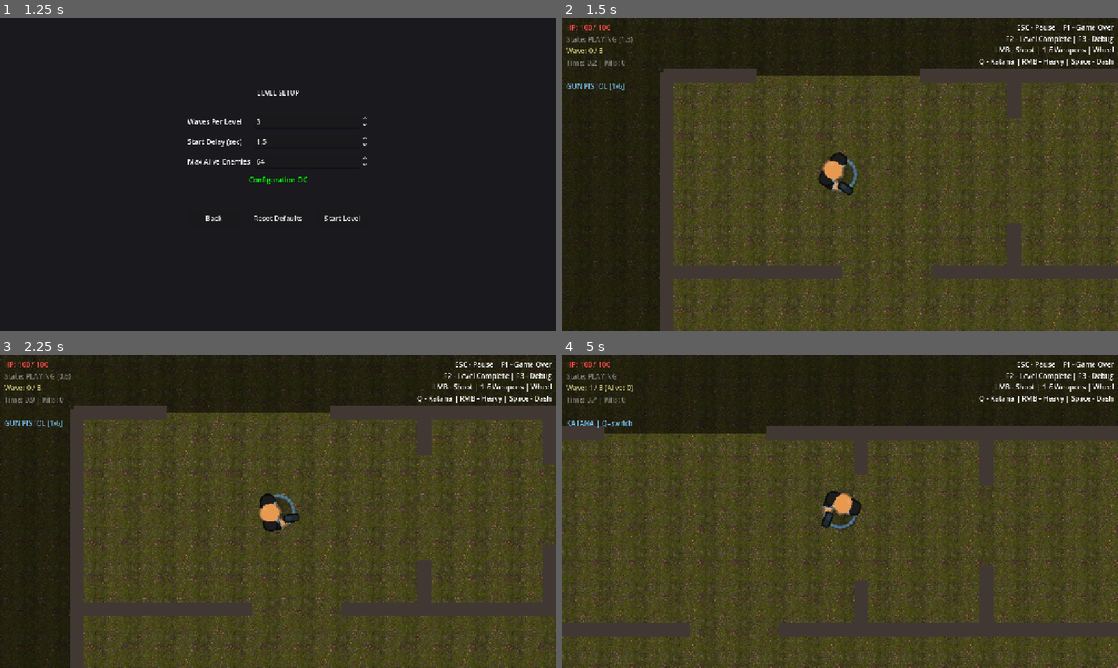
Above: before the commit, frames 1-4 (two rows, left to right).
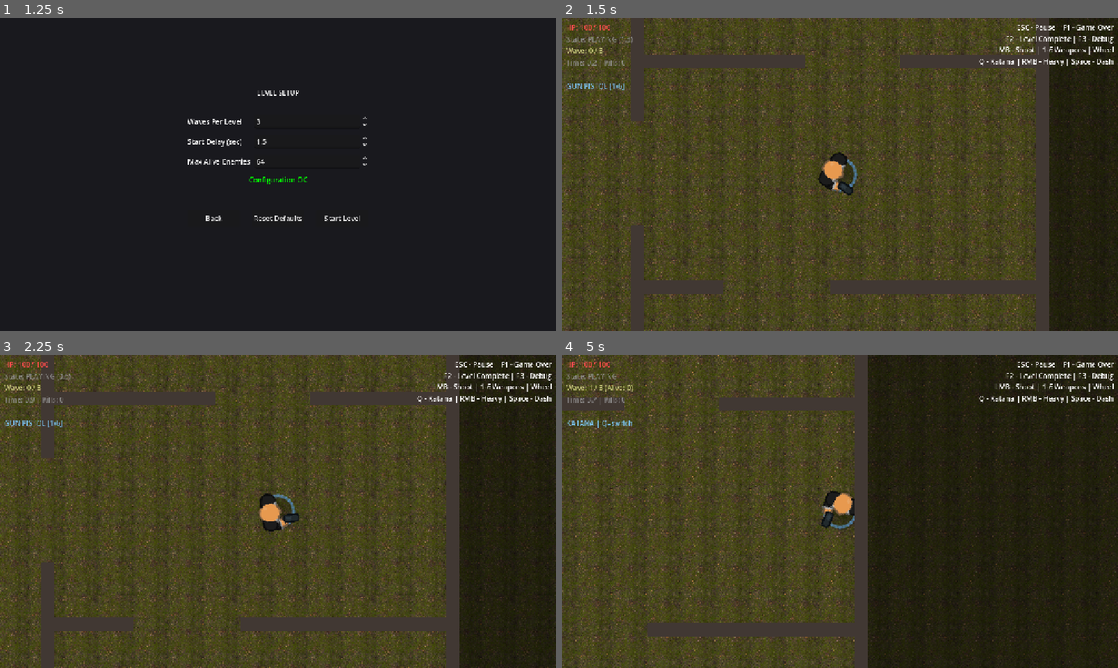
Above: after the commit, the same moments.

Repository: Alex-cat-ui/arena-shooter
Game: Godot game, scene res://scenes/app_root.tscn
The game is run twice, just before and just after one commit, with the same random seed, the same clock (stepped at 60 frames per second) and the same inputs.
Inputs (mouse positions are in pixels of both pictures, inside the frame that each line leads up to):
- Up to frame 1 (1.25 s): click "New Game" at 0.5 s
- Up to frame 2 (1.5 s): click "Start Level" at 1.25 s
- Up to frame 3 (2.25 s): tap Enter at 2 s; move the mouse to (400, 495) at 2.02 s; hold D (move_right) from 2.03 s (still down); tap Space (katana_dash) at 2.1 s
- Up to frame 4 (5 s): move the mouse to (728, 527) at 2.77 s; release D (move_right) at 2.78 s; hold S (move_down) 2.78-3.53 s; right-click (728, 527) at 2.85 s; move the mouse to (895, 442) at 3.52 s; hold D (move_right) 3.53-4.28 s; click (895, 442) at 3.6 s; move the mouse to (812, 574) at 4.27 s; hold W (move_up) from 4.28 s (still down); tap Q (katana_toggle) at 4.35 s

Frame 1 is identical in both runs. In frame 2, 52% of the frame differs, in the area x 0-100%, y 0-100%; in frame 3, 52%; in frame 4, 54%.

Commit message:
Phase 1.5: enforce door caps, gut/closet/dead-end rules

Diff:
--- a/src/systems/procedural_layout.gd
+++ b/src/systems/procedural_layout.gd
@@ -217,7 +217,9 @@
 	_enforce_max_doors()
 
 	# 10) Ensure full connectivity (Part 7: BFS recompute after each door)
-	_ensure_connectivity()
+	if not _ensure_connectivity():
+		_composition_ok = false
+		return
 
 	# 11) Player room
 	_find_player_room()
@@ -825,12 +827,7 @@
 
 func _max_doors_for_room(room_id: int) -> int:
 	if room_id in _hub_ids:
-		if _layout_mode == LayoutMode.CENTRAL_HALL or _layout_mode == LayoutMode.CENTRAL_LIKE_HUB:
-			return 5
-		elif _layout_mode == LayoutMode.CENTRAL_SPINE:
-			return 4
-		else:
-			return 3
+		return 3
 	if room_id in _ring_ids:
 		return 3
 	return mini(GameConfig.max_doors_per_room if GameConfig else 2, 2)
@@ -1046,6 +1043,78 @@
 	return false
 
 
+func _room_touch_perimeter(room_id: int) -> bool:
+	return _touches_arena_perimeter(room_id)
+
+
+func _rect_aspect(r: Rect2) -> float:
+	return maxf(r.size.x, r.size.y) / maxf(minf(r.size.x, r.size.y), 1.0)
+
+
+func _is_gut_rect(r: Rect2) -> bool:
+	var mn := minf(r.size.x, r.size.y)
+	var mx := maxf(r.size.x, r.size.y)
+	return mn < 128.0 and mx > 256.0
+
+
+func _is_bad_edge_corridor(room_id: int) -> bool:
+	if room_id < 0 or room_id >= rooms.size():
+		return false
+	if rooms[room_id]["is_corridor"] != true:
+		return false
+	if room_id in _void_ids:
+		return false
+	if not _room_touch_perimeter(room_id):
+		return false
+
+	var arena_major := maxf(_arena.size.x, _arena.size.y)
+	var has_edge_run := false
+	var rects: Array = rooms[room_id]["rects"] as Array
+	for rect in rects:
+		var r := rect as Rect2
+		var horizontal := r.size.x >= r.size.y
+		var along_edge := false
+		if horizontal:
+			along_edge = absf(r.position.y - _arena.position.y) < 1.0 or absf(r.end.y - _arena.end.y) < 1.0
+		else:
+			along_edge = absf(r.position.x - _arena.position.x) < 1.0 or absf(r.end.x - _arena.end.x) < 1.0
+		if not along_edge:
+			continue
+		has_edge_run = true
+		var width := minf(r.size.x, r.size.y)
+		var length := maxf(r.size.x, r.size.y)
+		if width < 128.0:
+			return true
+		if length / maxf(width, 1.0) > 12.0:
+			return true
+		if length > arena_major * 0.80:
+			return true
+
+	if not has_edge_run:
+		return false
+
+	var bbox := _room_bounding_box(room_id)
+	var bbox_horizontal := bbox.size.x >= bbox.size.y
+	var bbox_along_edge := false
+	if bbox_horizontal:
+		bbox_along_edge = absf(bbox.position.y - _arena.position.y) < 1.0 or absf(bbox.end.y - _arena.end.y) < 1.0
+	else:
+		bbox_along_edge = absf(bbox.position.x - _arena.position.x) < 1.0 or absf(bbox.end.x - _arena.end.x) < 1.0
+	if not bbox_along_edge:
+		return false
+
+	var bbox_width := minf(bbox.size.x, bbox.size.y)
+	var bbox_length := maxf(bbox.size.x, bbox.size.y)
+	if bbox_width < 128.0:
+		return true
+	if bbox_length / maxf(bbox_width, 1.0) > 12.0:
+		return true
+	if bbox_length > arena_major * 0.80:
+		return true
+
+	return false
+
+
 func _is_valid_exterior_void(room_id: int) -> bool:
 	# Strategy 1: every rect touches arena boundary on at least one side.
 	var rects: Array = rooms[room_id]["rects"] as Array
@@ -1326,19 +1395,12 @@
 		if doors_on_split >= 1:
 			if left_solid <= 1 or right_solid <= 1:
 				break
-			if (_door_adj[a] as Array).size() >= _max_doors_for_room(a):
-				continue
-			if (_door_adj[b] as Array).size() >= _max_doors_for_room(b):
-				continue
 			if b in (_door_adj[a] as Array):
 				continue
 
 		var door := _make_door_on_split_line(split_type, split_pos, a, b, door_min, door_max, corner_min, wall_t)
-		if door.size != Vector2.ZERO:
-			if not _door_too_close(door):
-				doors.append(door)
-				_register_door_connection(a, b, door)
-				doors_on_split += 1
+		if _try_add_door(a, b, door):
+			doors_on_split += 1
 
 
 func _make_door_on_split_line(split_type: String, split_pos: float, a: int, b: int, dmin: float, dmax: float, cmin: float, wall_t: float) -> Rect2:
@@ -1385,6 +1447,36 @@
 	return false
 
 
+func _can_add_door_between(a: int, b: int) -> bool:
+	if a == b:
+		return false
+	if a < 0 or b < 0 or a >= rooms.size() or b >= rooms.size():
+		return false
+	if a in _void_ids or b in _void_ids:
+		return false
+	if not _door_adj.has(a) or not _door_adj.has(b):
+		return false
+	if b in (_door_adj[a] as Array):
+		return false
+	if (_door_adj[a] as Array).size() >= _max_doors_for_room(a):
+		return false
+	if (_door_adj[b] as Array).size() >= _max_doors_for_room(b):
+		return false
+	return true
+
+
+func _try_add_door(a: int, b: int, rect: Rect2) -> bool:
+	if rect.size == Vector2.ZERO:
+		return false
+	if _door_too_close(rect):
+		return false
+	if not _can_add_door_between(a, b):
+		return false
+	doors.append(rect)
+	_register_door_connection(a, b, rect)
+	return true
+
+
 func _add_extra_loops(max_extra: int) -> void:
 	if max_extra <= 0:
 		return
@@ -1427,9 +1519,8 @@
 	for c in candidates:
 		if added >= max_extra:
 			break
-		doors.append(c["door"] as Rect2)
-		_register_door_connection(int(c["a"]), int(c["b"]), c["door"] as Rect2)
-		added += 1
+		if _try_add_door(int(c["a"]), int(c["b"]), c["door"] as Rect2):
+			added += 1
 	extra_loops = added
 
 
@@ -1471,8 +1562,8 @@
 	var corner_min: float = GameConfig.door_from_corner_min if GameConfig else 48.0
 	var wall_t: float = GameConfig.wall_thickness if GameConfig else 16.0
 
-	# Target degree 2..4
-	var target_deg := randi_range(2, 4)
+	# Target degree 2..4, capped by door limits
+	var target_deg := mini(randi_range(2, 4), _max_doors_for_room(hub))
 	var current_deg := (_door_adj[hub] as Array).size()
 
 	# Get leaf-adjacent neighbors not yet connected
@@ -1499,9 +1590,7 @@
 		if seg.is_empty():
 			continue
 		var door := _make_door_on_split_line(seg["type"] as String, float(seg["pos"]), hub, ni, door_min, door_max, corner_min, wall_t)
-		if door.size != Vector2.ZERO and not _door_too_close(door):
-			doors.append(door)
-			_register_door_connection(hub, ni, door)
+		if _try_add_door(hub, ni, door):
 			_protected_doors.append({"a": mini(hub, ni), "b": maxi(hub, ni)})
 			current_deg += 1
 
@@ -1569,17 +1658,13 @@
 				if seg.is_empty():
 					continue
 				var door := _make_door_on_split_line(seg["type"] as String, float(seg["pos"]), i, ni, door_min, door_max, corner_min, wall_t)
-				if door.size != Vector2.ZERO and not _door_too_close(door):
-					doors.append(door)
-					_register_door_connection(i, ni, door)
+				if _try_add_door(i, ni, door):
 					_protected_doors.append({"a": mini(i, ni), "b": maxi(i, ni)})
 					connected = true
 					break
 				# Try relaxed
 				var door2 := _make_door_on_split_line(seg["type"] as String, float(seg["pos"]), i, ni, door_min * 0.6, door_max, corner_min * 0.5, wall_t)
-				if door2.size != Vector2.ZERO and not _door_too_close(door2):
-					doors.append(door2)
-					_register_door_connection(i, ni, door2)
+				if _try_add_door(i, ni, door2):
 					_protected_doors.append({"a": mini(i, ni), "b": maxi(i, ni)})
 					connected = true
 					break
@@ -1618,16 +1703,12 @@
 		if seg.is_empty():
 			return false
 		var door := _make_door_on_split_line(seg["type"] as String, float(seg["pos"]), a, b, door_min, door_max, corner_min, wall_t)
-		if door.size != Vector2.ZERO and not _door_too_close(door):
-			doors.append(door)
-			_register_door_connection(a, b, door)
+		if _try_add_door(a, b, door):
 			_protected_doors.append({"a": pa, "b": pb})
 		else:
 			# Try relaxed constraints
 			var door2 := _make_door_on_split_line(seg["type"] as String, float(seg["pos"]), a, b, door_min * 0.6, door_max, corner_min * 0.5, wall_t)
-			if door2.size != Vector2.ZERO and not _door_too_close(door2):
-				doors.append(door2)
-				_register_door_connection(a, b, door2)
+			if _try_add_door(a, b, door2):
 				_protected_doors.append({"a": pa, "b": pb})
 			else:
 				return false
@@ -1657,9 +1738,7 @@
 		if seg.is_empty():
 			return false
 		var door := _make_door_on_split_line(seg["type"] as String, float(seg["pos"]), h1, h2, door_min, door_max, corner_min, wall_t)
-		if door.size != Vector2.ZERO and not _door_too_close(door):
-			doors.append(door)
-			_register_door_connection(h1, h2, door)
+		if _try_add_door(h1, h2, door):
 			_protected_doors.append({"a": pa, "b": pb})
 		else:
 			return false
@@ -1667,9 +1746,9 @@
 		if not _is_protected_door(pa, pb):
 			_protected_doors.append({"a": pa, "b": pb})
 
-	# Each hub needs 3-4 total connections
+	# Each hub needs 3-4 total connections (capped by limits)
 	for hub in [h1, h2]:
-		var target_deg := randi_range(3, 4)
+		var target_deg := mini(randi_range(3, 4), _max_doors_for_room(hub))
 		var current_deg := (_door_adj[hub] as Array).size()
 		var neighbors: Array = []
 		if _leaf_adj.has(hub):
@@ -1688,9 +1767,7 @@
 			if seg.is_empty():
 				continue
 			var door := _make_door_on_split_line(seg["type"] as String, float(seg["pos"]), hub, ni, door_min, door_max, corner_min, wall_t)
-			if door.size != Vector2.ZERO and not _door_too_close(door):
-				doors.append(door)
-				_register_door_connection(hub, ni, door)
+			if _try_add_door(hub, ni, door):
 				_protected_doors.append({"a": mini(hub, ni), "b": maxi(hub, ni)})
 				current_deg += 1
 
@@ -1795,9 +1872,9 @@
 ## CONNECTIVITY (Part 7: BFS recompute after each door)
 ## ============================================================================
 
-func _ensure_connectivity() -> void:
+func _ensure_connectivity() -> bool:
 	if rooms.size() <= 1:
-		return
+		return true
 
 	# Find first non-void room to start BFS
 	var start_id := -1
@@ -1806,7 +1883,7 @@
 			start_id = i
 			break
 	if start_id < 0:
-		return
+		return false
 
 	var door_min: float = GameConfig.door_opening_min if GameConfig else 96.0
 	var door_max: float = GameConfig.door_opening_max if GameConfig else 128.0
@@ -1836,6 +1913,7 @@
 					cand_j.append({"j": int(j), "dist": ci.distance_to(cj), "seg": seg})
 			cand_j.sort_custom(func(a, b): return float(a["dist"]) < float(b["dist"]))
 
+			var repaired := false
 			for cj in cand_j:
 				var j_id: int = int(cj["j"])
 				var seg: Dictionary = cj["seg"]
@@ -1843,23 +1921,26 @@
 				var door := _make_door_on_split_line(
 					seg["type"] as String, float(seg["pos"]),
 					i, j_id, door_min, door_max, corner_min, wall_t)
-				if door.size != Vector2.ZERO:
-					doors.append(door)
-					_register_door_connection(i, j_id, door)
+				if _try_add_door(i, j_id, door):
+					repaired = true
 					break
 				# Try relaxed constraints
 				var door2 := _make_door_on_split_line(
 					seg["type"] as String, float(seg["pos"]),
 					i, j_id, door_min * 0.5, door_max, corner_min * 0.5, wall_t)
-				if door2.size != Vector2.ZERO:
-					doors.append(door2)
-					_register_door_connection(i, j_id, door2)
+				if _try_add_door(i, j_id, door2):
+					repaired = true
 					break
 
+			if not repaired:
+				return false
+
 			break  # Restart BFS from top after any connection attempt
 
 		if all_connected:
-			break
+			return true
+
+	return false
 
 
 ## ============================================================================
@@ -1905,15 +1986,46 @@
 	if solid_ids.size() < (GameConfig.rooms_count_min if GameConfig else 5):
 		return false
 
+	# Global geometry constraints for non-void rooms:
+	# - gut rects are forbidden
+	# - closet rooms allowed only as single-rect non-corridor, max 2 per layout
+	var closet_count := 0
+	for i in solid_ids:
+		var room: Dictionary = rooms[i]
+		var is_corridor: bool = room["is_corridor"] == true
+		var rects: Array = room["rects"] as Array
+
+		for rect in rects:
+			var r := rect as Rect2
+			if _is_gut_rect(r):
+				return false
+
+		if is_corridor:
+			continue
+
+		if rects.size() == 1:
+			var base := rects[0] as Rect2
+			var min_side := minf(base.size.x, base.size.y)
+			if min_side >= 96.0 and min_side <= 127.0 and _rect_aspect(base) <= 2.5:
+				closet_count += 1
+
+	if closet_count > 2:
+		return false
+
 	var corr_max_aspect: float = GameConfig.corridor_max_aspect if GameConfig else 30.0
 	for i in range(rooms.size()):
 		if rooms[i]["is_corridor"] != true:
 			continue
 		if i in _void_ids:
 			continue
-		var r: Rect2 = (rooms[i]["rects"] as Array)[0] as Rect2
-		var aspect := maxf(r.size.x, r.size.y) / maxf(minf(r.size.x, r.size.y), 1.0)
-		if aspect > corr_max_aspect:
+		var corr_rects: Array = rooms[i]["rects"] as Array
+		for rect in corr_rects:
+			var r := rect as Rect2
+			if minf(r.size.x, r.size.y) < 128.0:
+				return false
+			if _rect_aspect(r) > corr_max_aspect:
+				return false
+		if _is_bad_edge_corridor(i):
 			return false
 
 	var total_corr_area := 0.0
@@ -1994,6 +2106,37 @@
 		var hdeg: int = (_door_adj[hid] as Array).size() if _door_adj.has(hid) else 0
 		if hdeg < 2:
 			return false
+		if hdeg > 3:
+			return false
+
+	# Dead-end rules for solid non-corridor rooms:
+	# - degree==1 allowed only on perimeter rooms
+	# - interior rooms must have degree >= 2
+	# - dead_end_count <= 3 and ratio <= 0.20 of perimeter rooms
+	var perimeter_room_count := 0
+	var dead_end_count := 0
+	for i in solid_ids:
+		if rooms[i]["is_corridor"] == true:
+			continue
+		var deg: int = (_door_adj[i] as Array).size() if _door_adj.has(i) else 0
+		var is_perimeter := _room_touch_perimeter(i)
+		if is_perimeter:
+			perimeter_room_count += 1
+		if deg == 1:
+			if not is_perimeter:
+				return false
+			dead_end_count += 1
+		elif not is_perimeter and deg < 2:
+			return false
+
+	if dead_end_count > 3:
+		return false
+	if perimeter_room_count > 0:
+		var dead_end_ratio := float(dead_end_count) / float(perimeter_room_count)
+		if dead_end_ratio > 0.20:
+			return false
+	elif dead_end_count > 0:
+		return false
 
 	if not _validate_structure():
 		return false
